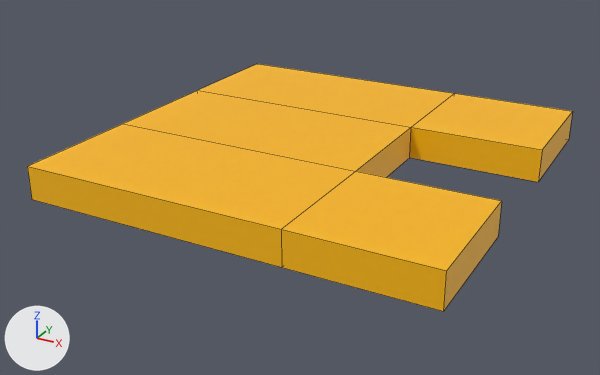
The Blender file tsu_decorations/src/fender_3x3.blend: old version first, new version second.
Rendered twice from a camera (50 mm lens) standing at (0.417, -1.054, 0.693) and looking at (-0.276, 0.205, 0.063). Arrows for +X, +Y and +Z are at lower left; the lights stay in place. The older version comes first. Mesh edges are drawn as thin lines.
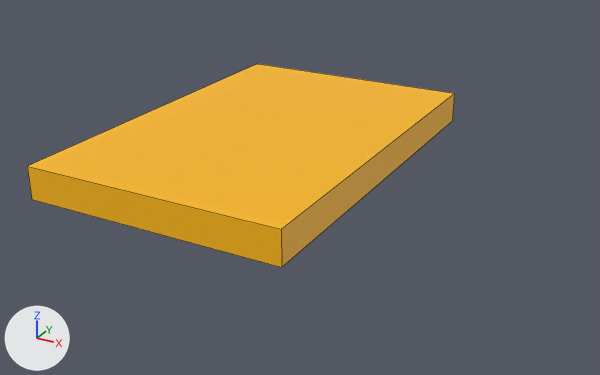
Pixel boxes (x1, y1, x2, y2) of what changed, in the pictures (600 x 375 px):
'Cube', reshaped (22% narrower, 18% shorter)
    before: (27, 64, 573, 311)
    after: (27, 64, 455, 267)
part 1 of me_cube, cut back
    before: (29, 88, 573, 311)
    after: (29, 88, 455, 267)

Patch to the scene script:
```diff
--- a/tsu_decorations/src/fender_3x3.blend.py
+++ b/tsu_decorations/src/fender_3x3.blend.py
@@ me_cube @@
 # used by ob_cube; location = (0.0, 0.0, 0.0)
-me_cube.from_pydata(...)  # 24 vertices, 22 faces; spans x -0.625..0.125, y -0.125..0.625, z 0.094..0.156
+me_cube.from_pydata(...)  # 8 vertices, 6 faces; spans x -0.625..-0.125, y -0.125..0.625, z 0.094..0.156
+# me_cube part 1
+# 16 vertices are removed from x -0.625..0.125, y -0.125..0.625, z 0.094..0.156
+# 20 faces are deleted
+# 4 new faces join them
 me_cube.materials.append(mat_paintable_0)
```
